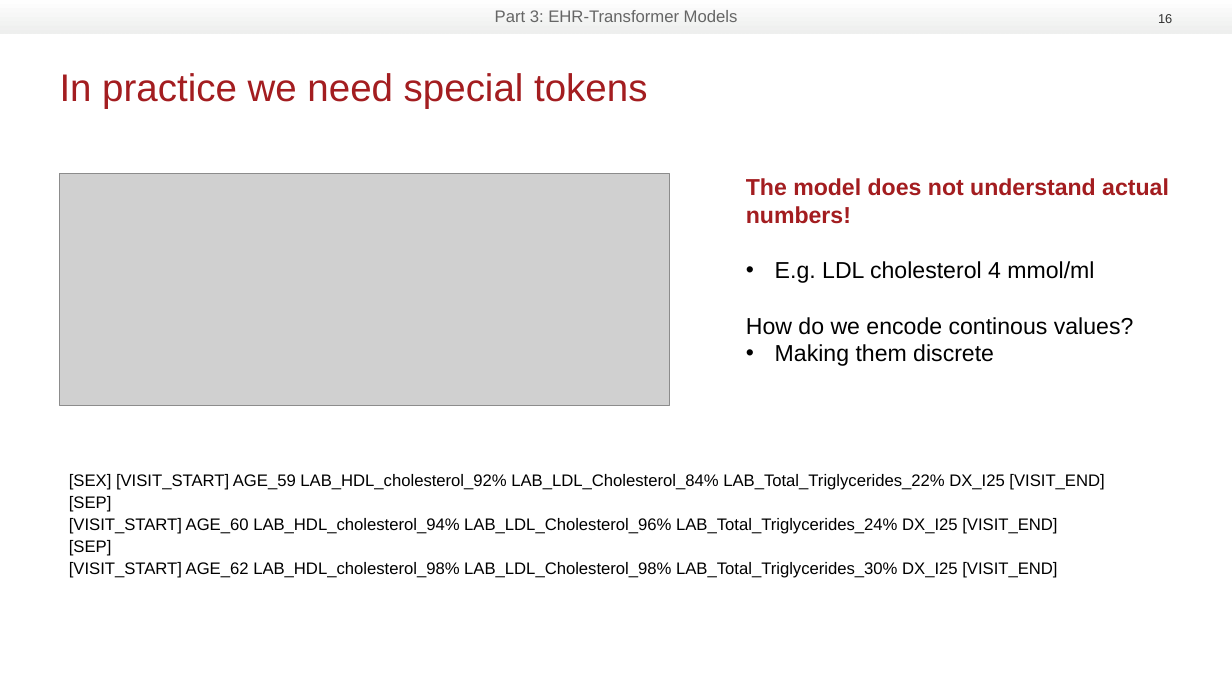
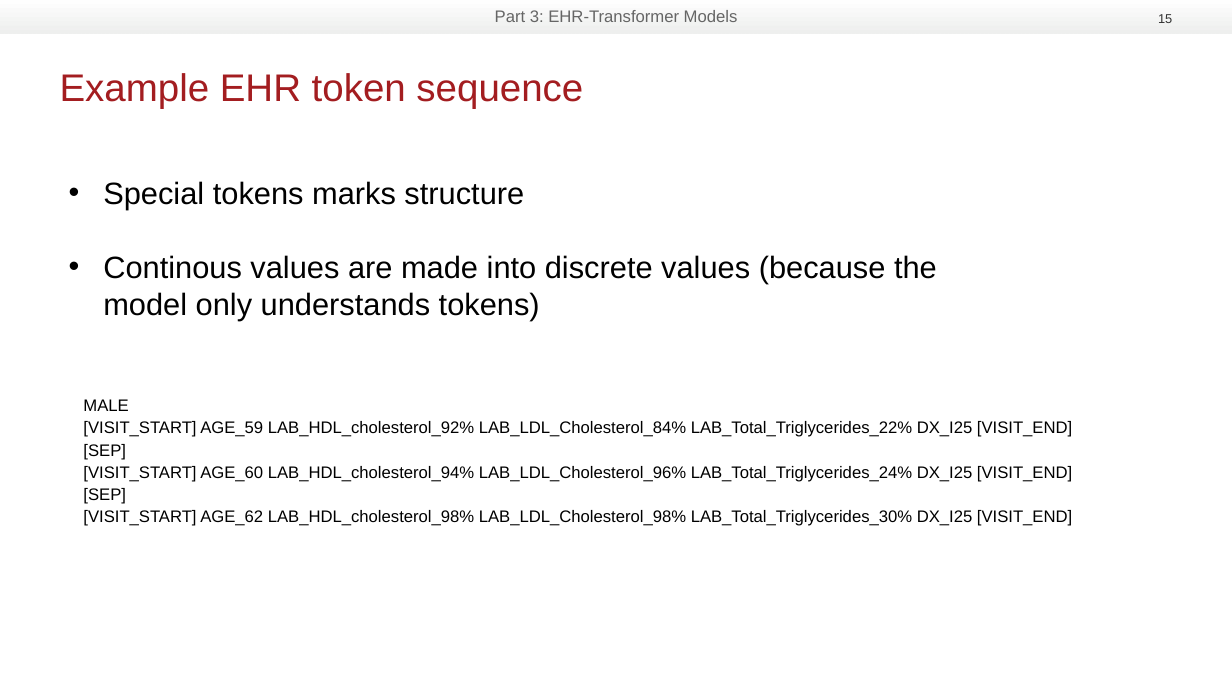
Before and after one commit to RasmussenLab/integrative_post_gwas_methods_course, a slide deck: slide 15 of slides/EHR transformer presentation 20260825.pptx (slide 16 before the commit). Drawn at 1232x693 pixels with LibreOffice and Linux fonts; fonts in the diff are those of the drawing; grey boxes stand for pictures; background and template pictures are left out. Boxes give left, top, right and bottom in pixels: in the first picture for what was removed or moved away, otherwise in the second. Text is boxed around its words. In the diff, an @@ line names an element or a change of style, - is before the commit and + after.

```diff
--- a/slides/EHR transformer presentation 20260825.pptx
+++ b/slides/EHR transformer presentation 20260825.pptx
@@ page number at (1158,14,1172,23): text changed @@
-16
+15
@@ title at (60,73,583,108): text changed @@
-In practice we need special tokens
+Example EHR token sequence
@@ picture removed at (59,174,670,406) @@
@@ text at (103,181,937,320): text changed; size 18 to 24 pt @@
-The model does not understand actual numbers!
-• E.g. LDL cholesterol 4 mmol/ml
-How do we encode continous values?
-• Making them discrete
+• Special tokens marks structure
+• Continous values are made into discrete values (because the model only understands tokens)
@@ text "MALE": place and size @@
-text "MALE" at (69,474,1104,578)
+text "MALE" at (83,399,1072,526)
@@ text at (83,399,1072,437): text changed @@
-[SEX] [VISIT_START] AGE_59 LAB_HDL_cholesterol_92% LAB_LDL_Cholesterol_84% LAB_Total_Triglycerides_22% DX_I25 [VISIT_END]
+MALE
+[VISIT_START] AGE_59 LAB_HDL_cholesterol_92% LAB_LDL_Cholesterol_84% LAB_Total_Triglycerides_22% DX_I25 [VISIT_END]
```
Also in this commit, not shown: 18 other slides changed, 1 slide added, 1 slide removed.
